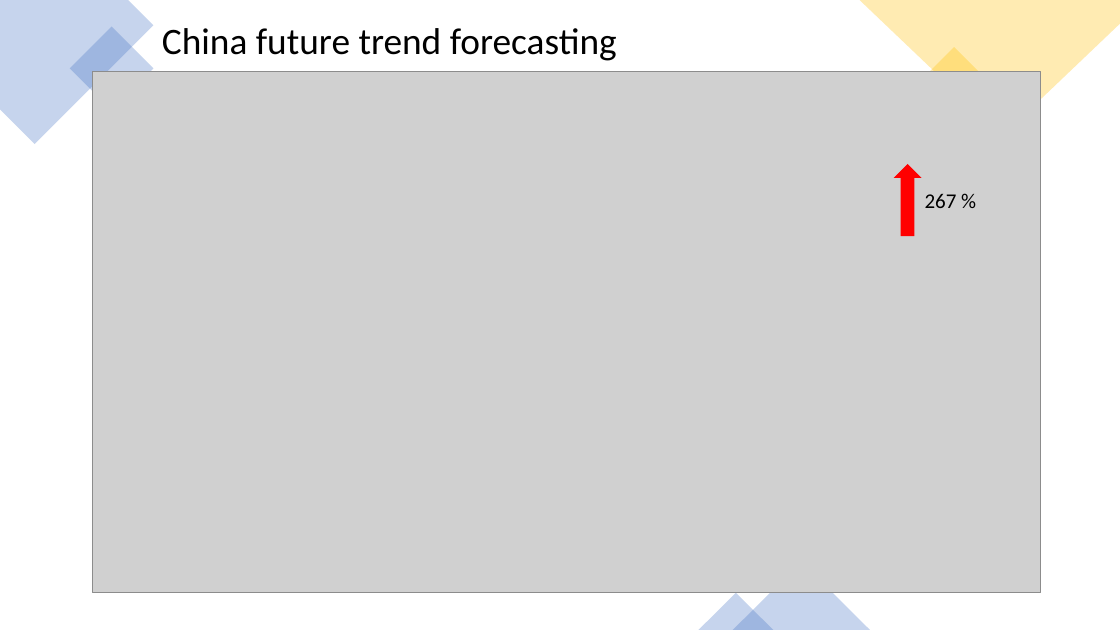
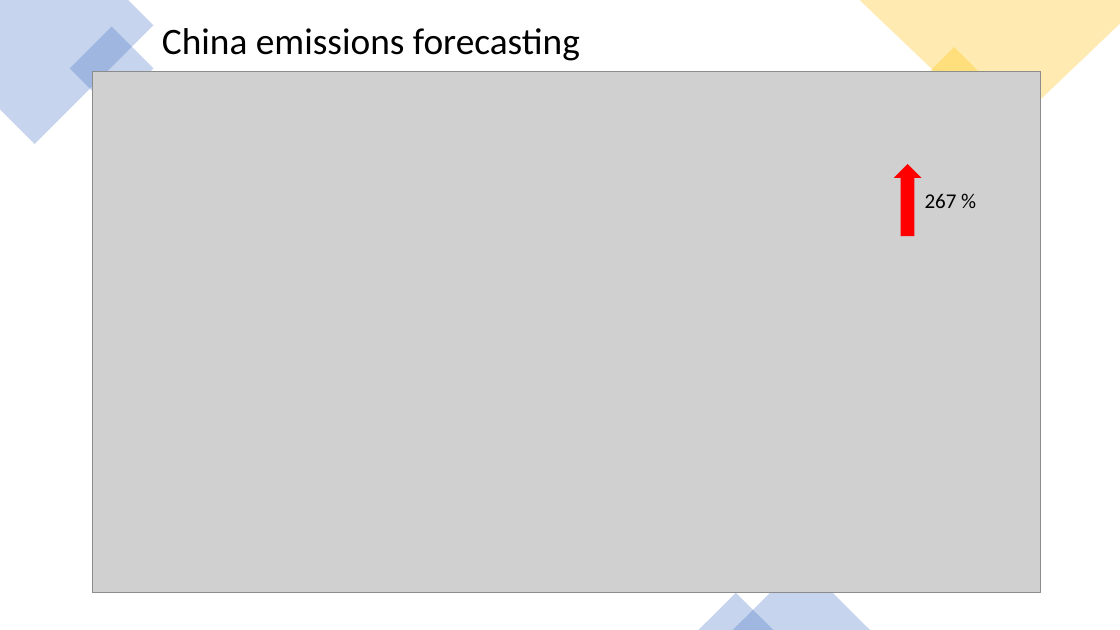
Before and after one commit to danilogiarlini/Global-CO2-Emission-Forecasting, a slide deck: slide 12 of Visualization/GlobalCO2Emission.pptx. Drawn at 1120x630 pixels with LibreOffice and Linux fonts; fonts in the diff are those of the drawing; grey boxes stand for pictures. Boxes give left, top, right and bottom in pixels: in the first picture for what was removed or moved away, otherwise in the second. Text is boxed around its words. In the diff, an @@ line names an element or a change of style, - is before the commit and + after.

```diff
--- a/Visualization/GlobalCO2Emission.pptx
+++ b/Visualization/GlobalCO2Emission.pptx
@@ text at [162,28,580,61]: text changed @@
-China future trend forecasting
+China emissions forecasting
```
Also in this commit, not shown: 6 other slides changed.
